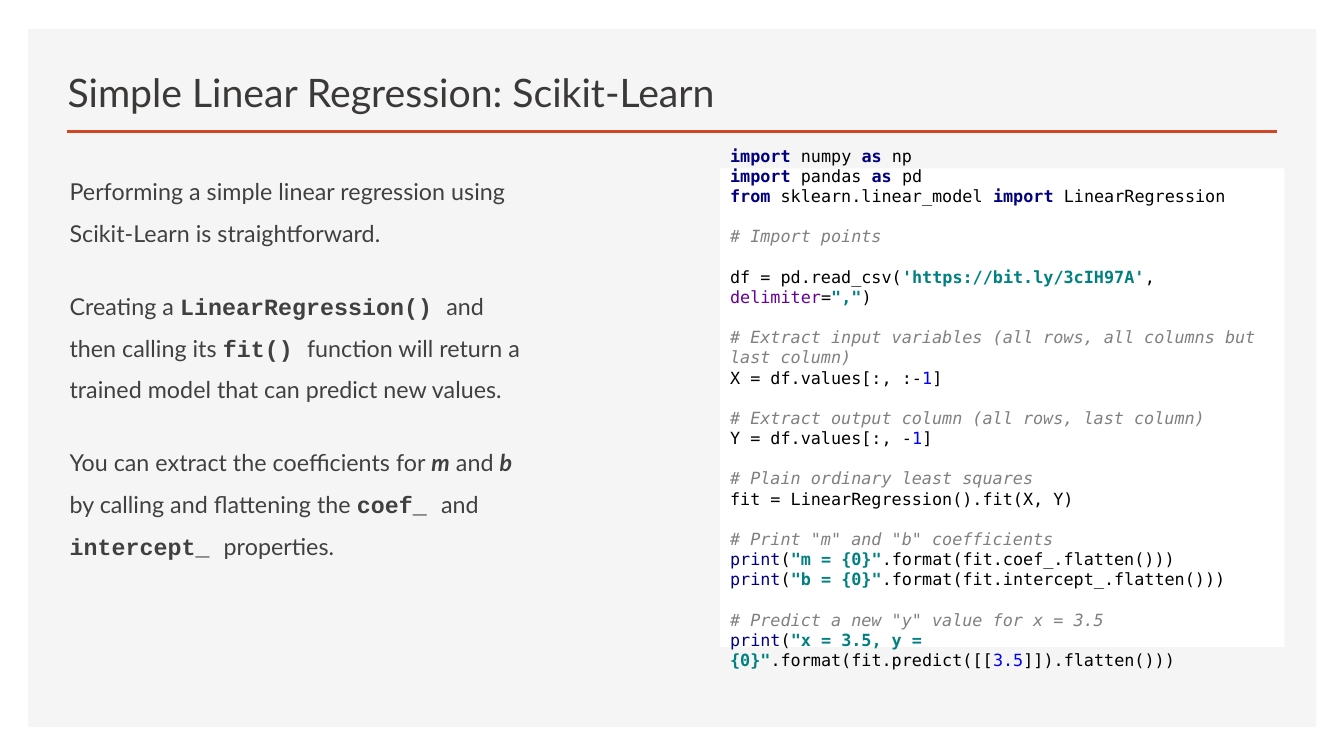
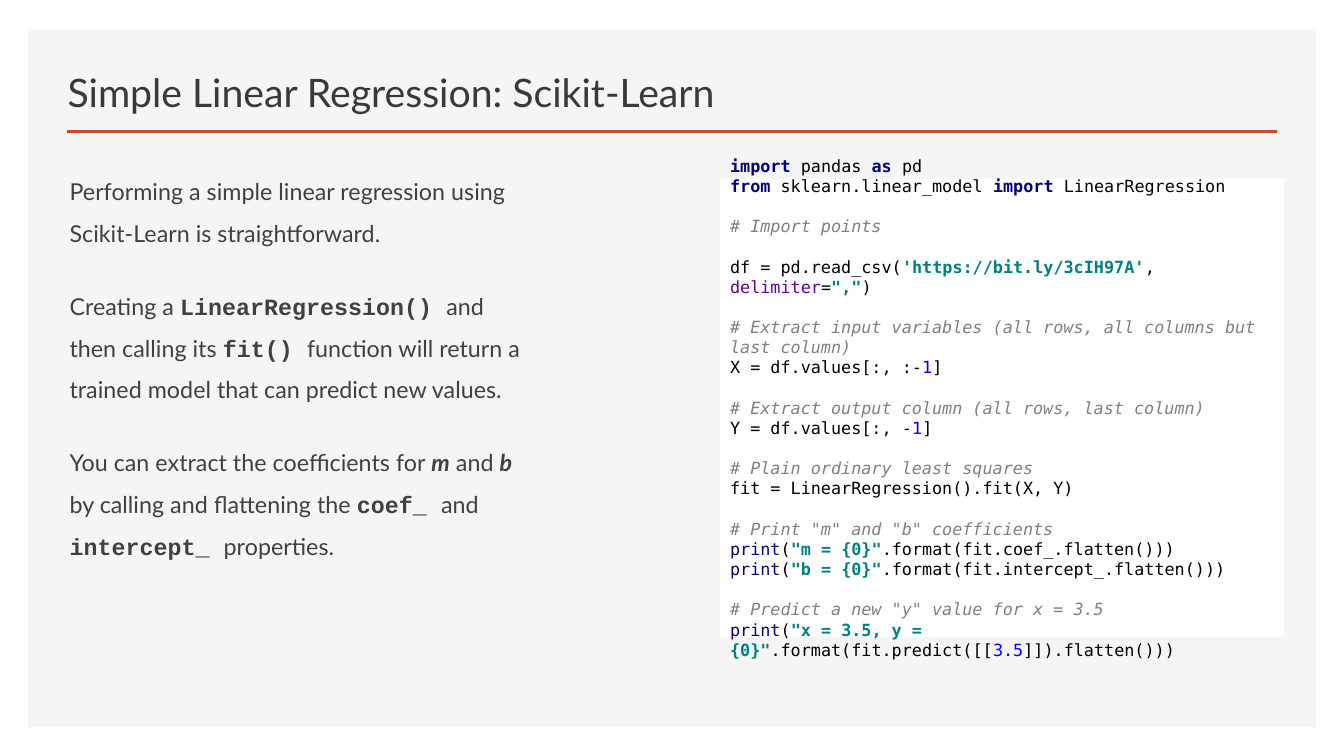
Before and after one commit to thomasnield/oreilly_math_fundamentals_data_science, a slide deck: slide 13 of linear_regression/math_fundamentals_linear_regression.pptx. Drawn at 1344x756 pixels with LibreOffice and Linux fonts; fonts in the diff are those of the drawing. Boxes give left, top, right and bottom in pixels: in the first picture for what was removed or moved away, otherwise in the second. Text is boxed around its words. In the diff, an @@ line names an element or a change of style, - is before the commit and + after.

```diff
--- a/linear_regression/math_fundamentals_linear_regression.pptx
+++ b/linear_regression/math_fundamentals_linear_regression.pptx
@@ rectangle "import pandas as pd from ...": place and size @@
-rectangle "import pandas as pd from ..." at (720, 168, 1285, 647)
+rectangle "import pandas as pd from ..." at (720, 178, 1285, 636)
@@ text in rectangle at (730, 159, 1255, 660): text changed @@
-import numpy as np
-import pandas as pd
-from sklearn.linear_model import LinearRegression
-# Import points
-df = pd.read_csv('https://bit.ly/3cIH97A', delimiter=",")
-# Extract input variables (all rows, all columns but last column)
-X = df.values[:, :-1]
-# Extract output column (all rows, last column)
-Y = df.values[:, -1]
-# Plain ordinary least squares
-fit = LinearRegression().fit(X, Y)
-# Print "m" and "b" coefficients
-print("m = {0}".format(fit.coef_.flatten()))
-print("b = {0}".format(fit.intercept_.flatten()))
-# Predict a new "y" value for x = 3.5
-print("x = 3.5, y = {0}".format(fit.predict([[3.5]]).flatten()))
+import pandas as pd
+from sklearn.linear_model import LinearRegression
+# Import points
+df = pd.read_csv('https://bit.ly/3cIH97A', delimiter=",")
+# Extract input variables (all rows, all columns but last column)
+X = df.values[:, :-1]
+# Extract output column (all rows, last column)
+Y = df.values[:, -1]
+# Plain ordinary least squares
+fit = LinearRegression().fit(X, Y)
+# Print "m" and "b" coefficients
+print("m = {0}".format(fit.coef_.flatten()))
+print("b = {0}".format(fit.intercept_.flatten()))
+# Predict a new "y" value for x = 3.5
+print("x = 3.5, y = {0}".format(fit.predict([[3.5]]).flatten()))
```
Also in this commit, not shown: 7 other slides changed, 8 slides added, 2 slides removed, 1 other file.
